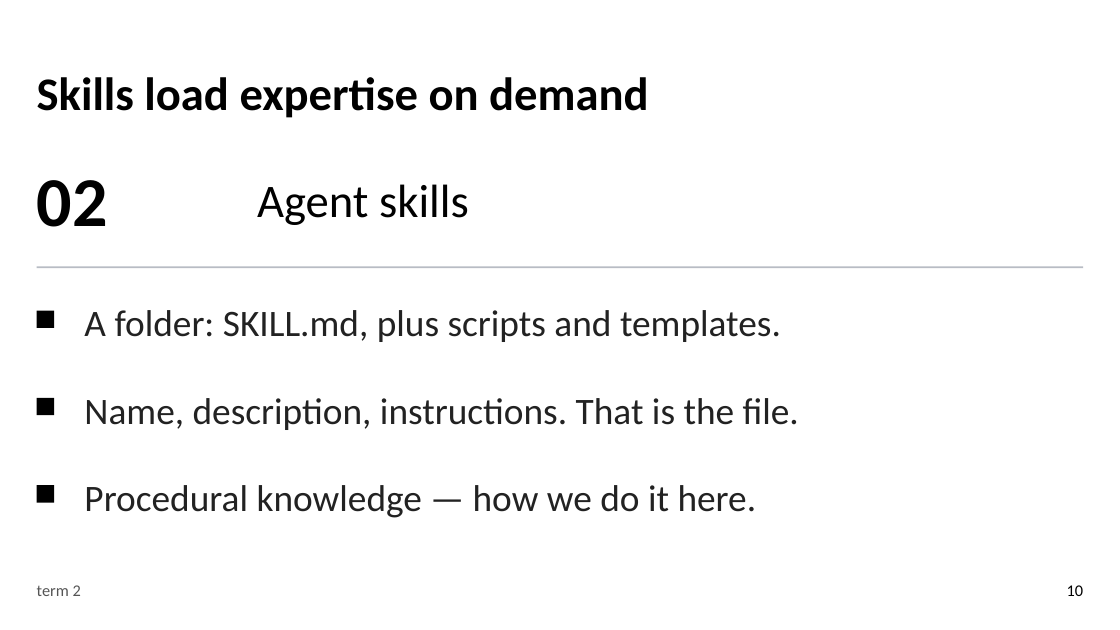
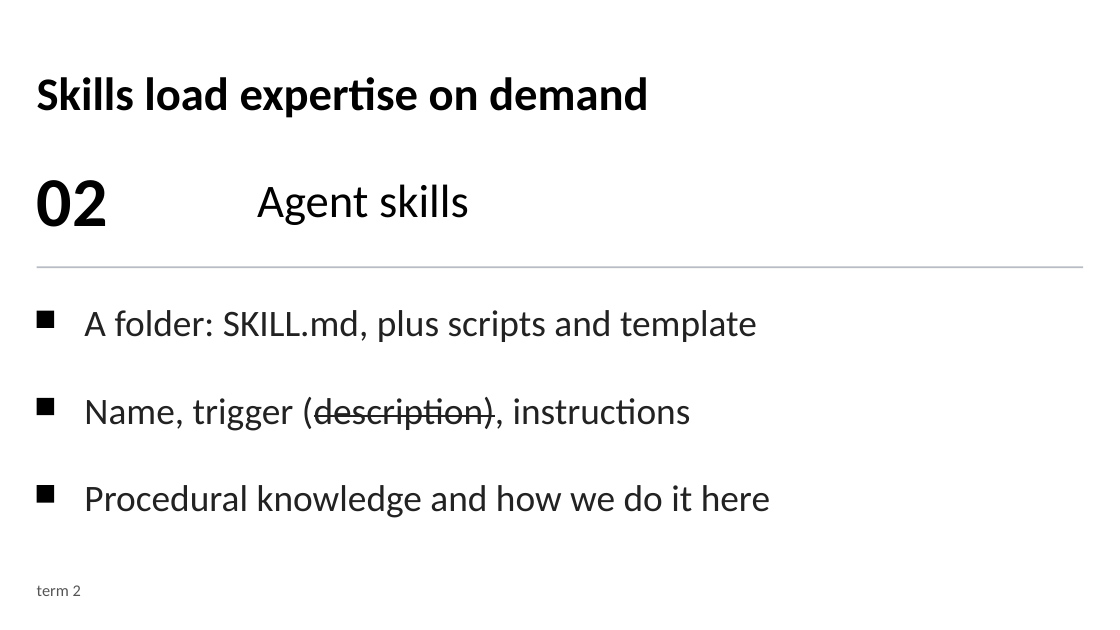
Before and after one commit to devlinduldulao/agents-and-skill-demo, a slide deck: slide 21 of ai-agent-terms-full-talk.pptx (slide 10 before the commit). Drawn at 1120x630 pixels with LibreOffice and Linux fonts; fonts in the diff are those of the drawing. Boxes give left, top, right and bottom in pixels: in the first picture for what was removed or moved away, otherwise in the second. Text is boxed around its words. In the diff, an @@ line names an element or a change of style, - is before the commit and + after.

```diff
--- a/ai-agent-terms-full-talk.pptx
+++ b/ai-agent-terms-full-talk.pptx
@@ text at (x1=84, y1=310, x2=757, y2=342): text changed @@
-A folder: SKILL.md, plus scripts and templates.
+A folder: SKILL.md, plus scripts and template
@@ text at (x1=84, y1=397, x2=691, y2=431): text changed @@
-Name, description, instructions. That is the file.
+Name, trigger (description), instructions
@@ text at (x1=84, y1=485, x2=770, y2=518): text changed @@
-Procedural knowledge — how we do it here.
+Procedural knowledge and how we do it here
@@ text removed at (x1=1067, y1=585, x2=1084, y2=596) @@
-10
```
Also in this commit, not shown: 14 other slides changed, 27 slides added, 11 slides removed, 1 other file.
